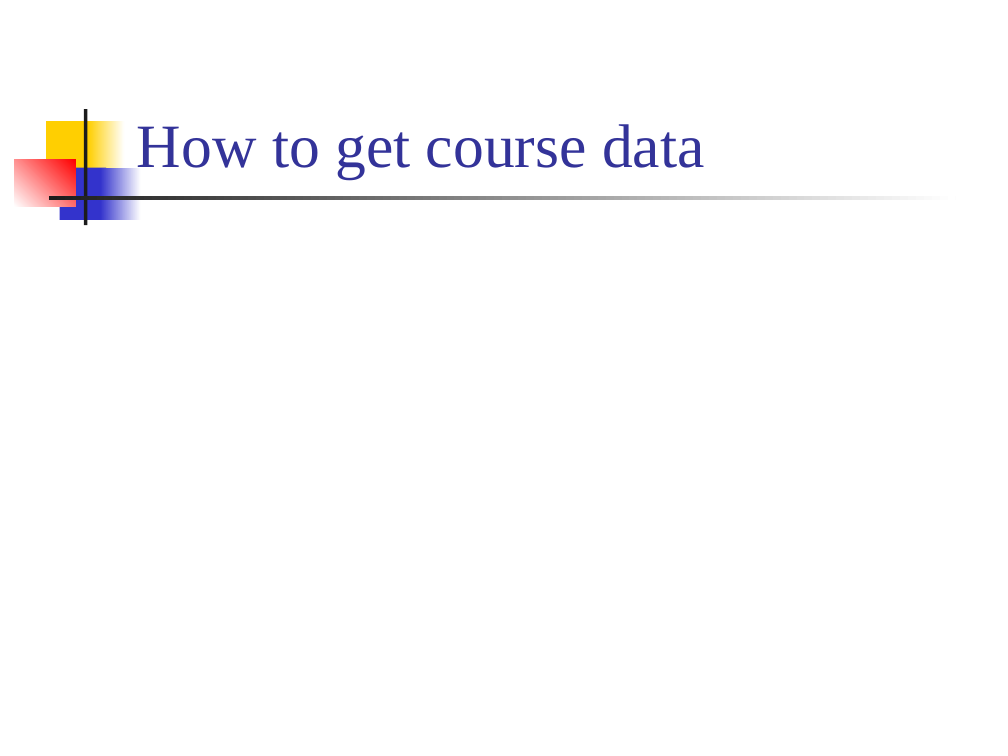
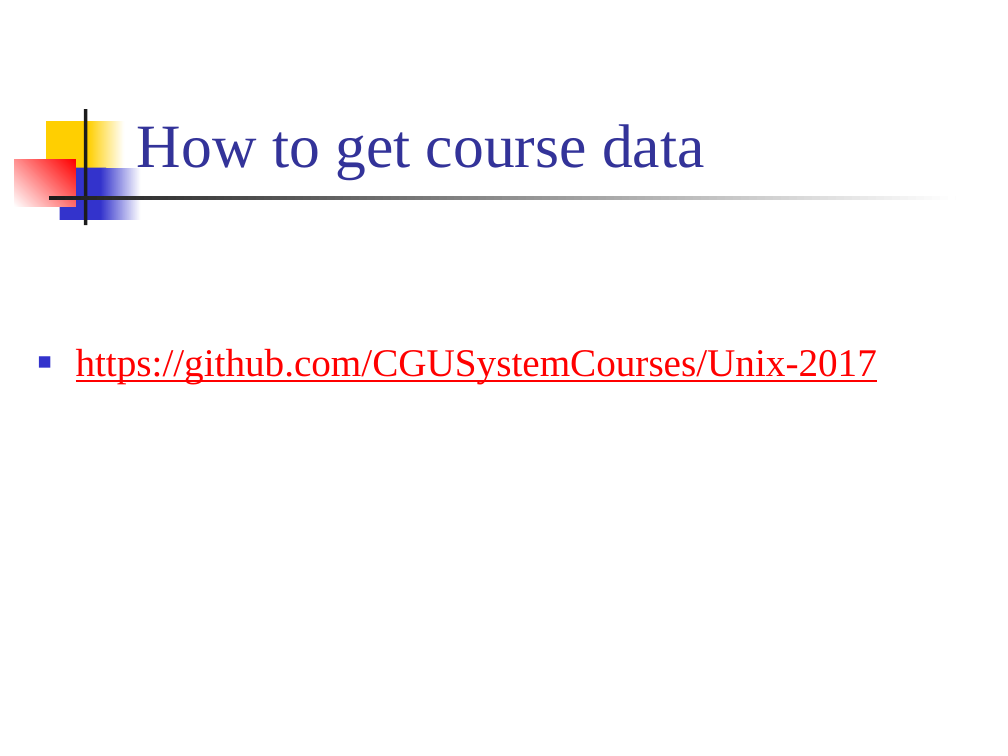
Before and after one commit to CGUSystemCourses/Unix-2017, a slide deck: slide 2 of lec00-course_intro/lec00-unix_course_intro.pptx. Drawn at 1008x756 pixels with LibreOffice and Linux fonts; fonts in the diff are those of the drawing. Boxes give left, top, right and bottom in pixels: in the first picture for what was removed or moved away, otherwise in the second. Text is boxed around its words. In the diff, an @@ line names an element or a change of style, - is before the commit and + after.

Commit message:
update course introduction

```diff
--- a/lec00-course_intro/lec00-unix_course_intro.pptx
+++ b/lec00-course_intro/lec00-unix_course_intro.pptx
@@ text added at [76, 348, 877, 384], 28 pt, text #FF0000, underline @@
+■ https://github.com/CGUSystemCourses/Unix-2017
```
Also in this commit, not shown: 2 other slides changed.
